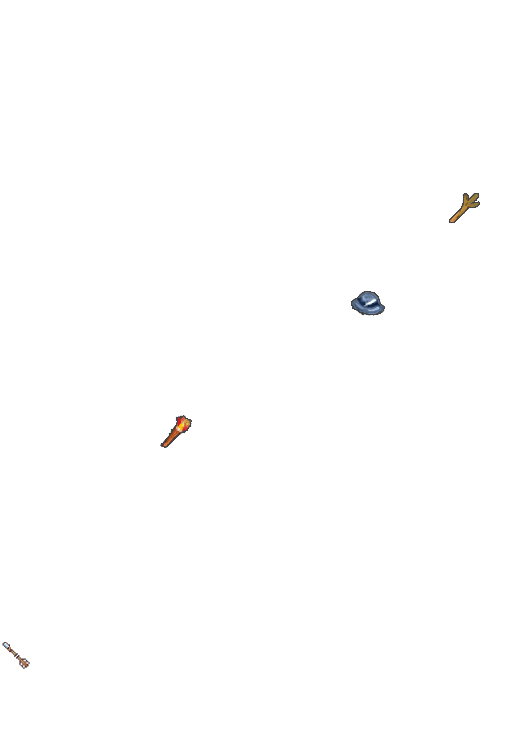
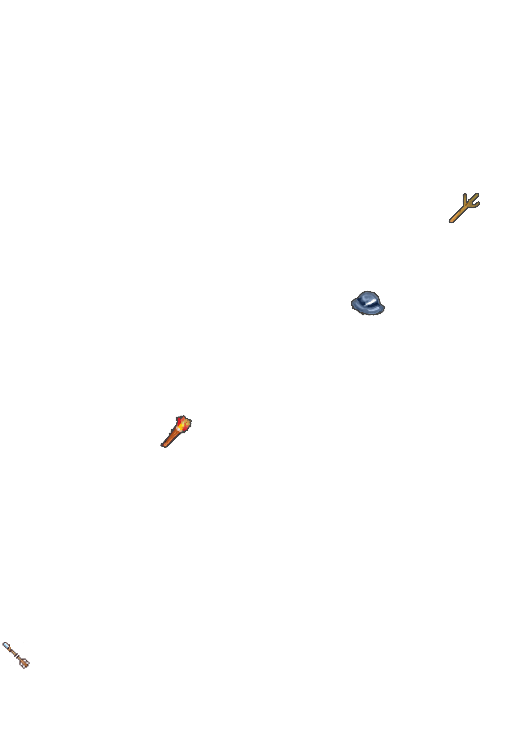
Layered file, before and after one edit (512 x 736). Changes by layer:
painted on "Stick" over [left=453, top=194, right=478, bottom=223]
